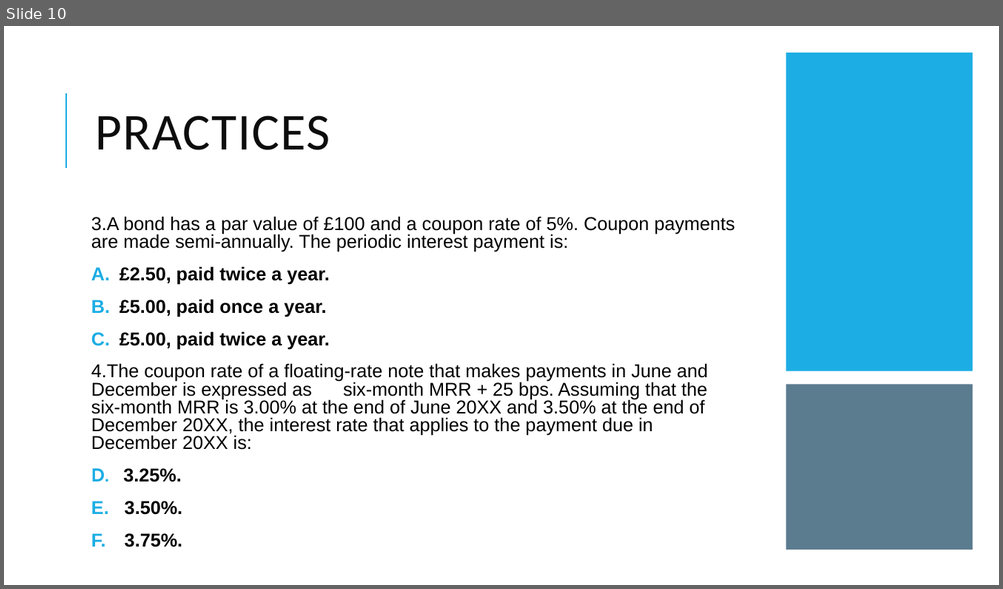
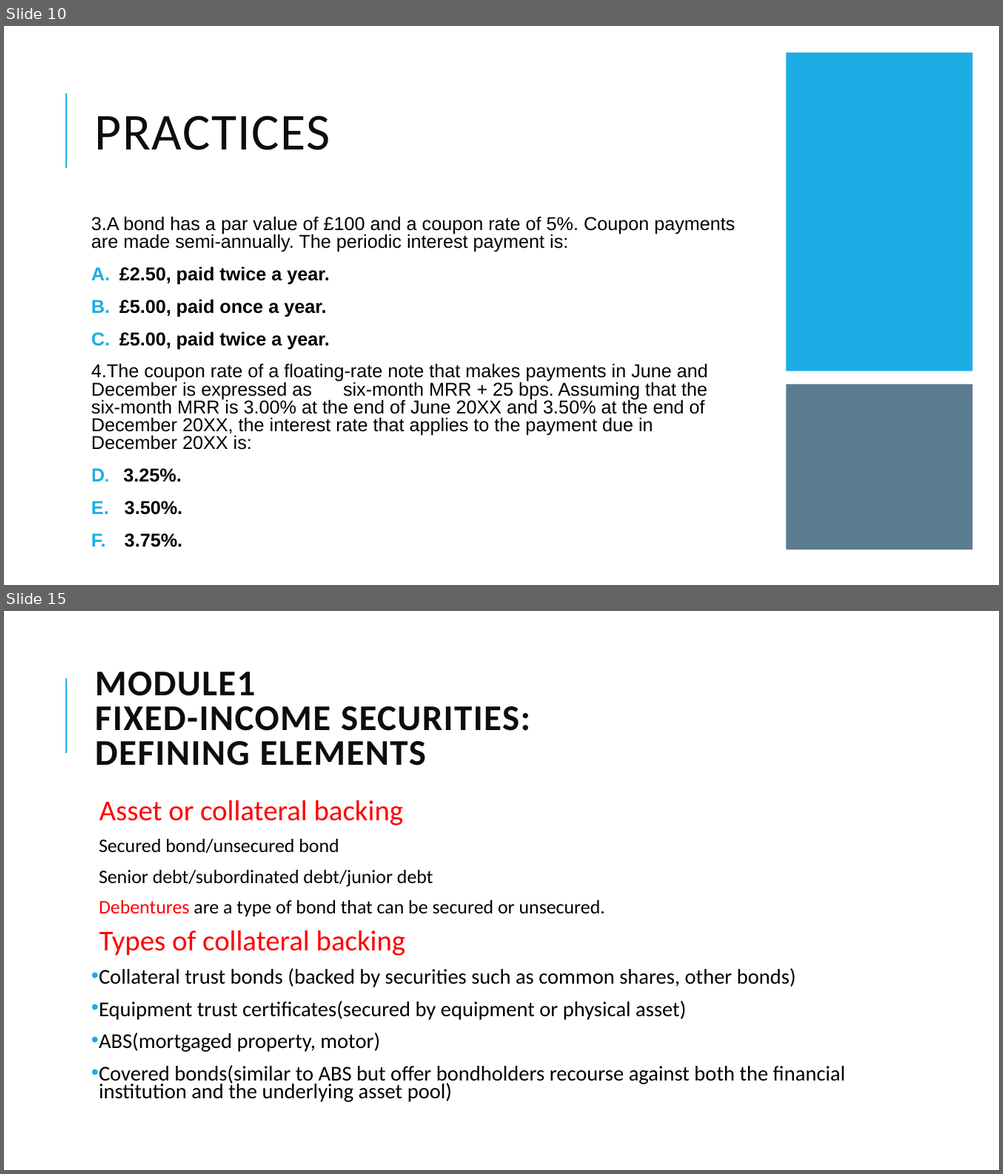
Before and after one commit to Isco0530/data, a slide deck: Fixed Income.pptx. Shown one above the other, each under a label of ours: slide 10 before the commit, slides 10 and 15 after it; the slides between them are not shown. The pictures are 1003x589 and 1003x1174 pixels, drawn with LibreOffice and Linux fonts; fonts in the diff are those of the drawing. Boxes give left, top, right and bottom in pixels: in the first picture for what was removed or moved away, otherwise in the second. Text is boxed around its words. In the diff, an @@ line names an element or a change of style, - is before the commit and + after.

```diff
--- a/Fixed Income.pptx
+++ b/Fixed Income.pptx
@@ slide 15 added at (x1=4, y1=611, x2=999, y2=1170), background #FFFFFF; not listed: 1 template element that a slide beside it also shows @@
@@ title added at (x1=95, y1=672, x2=530, y2=766), 35 pt, text #0D0D0D, bold @@
+MODULE1
+FIXED-INCOME SECURITIES:
+DEFINING ELEMENTS
@@ text added at (x1=99, y1=800, x2=845, y2=1102), 20.4 pt, text #000000 @@
+  Asset or collateral backing
+  Secured bond/unsecured bond
+  Senior debt/subordinated debt/junior debt
+  Debentures are a type of bond that can be secured or unsecured.
+  Types of collateral backing
+• Collateral trust bonds (backed by securities such as common shares, other bonds)
+• Equipment trust certificates(secured by equipment or physical asset)
+• ABS(mortgaged property, motor)
+• Covered bonds(similar to ABS but offer bondholders recourse against both the financial institution and the underlying asset pool)
```
Also in this commit, not shown: 9 other slides added, 2 slides removed, 1 other file.
